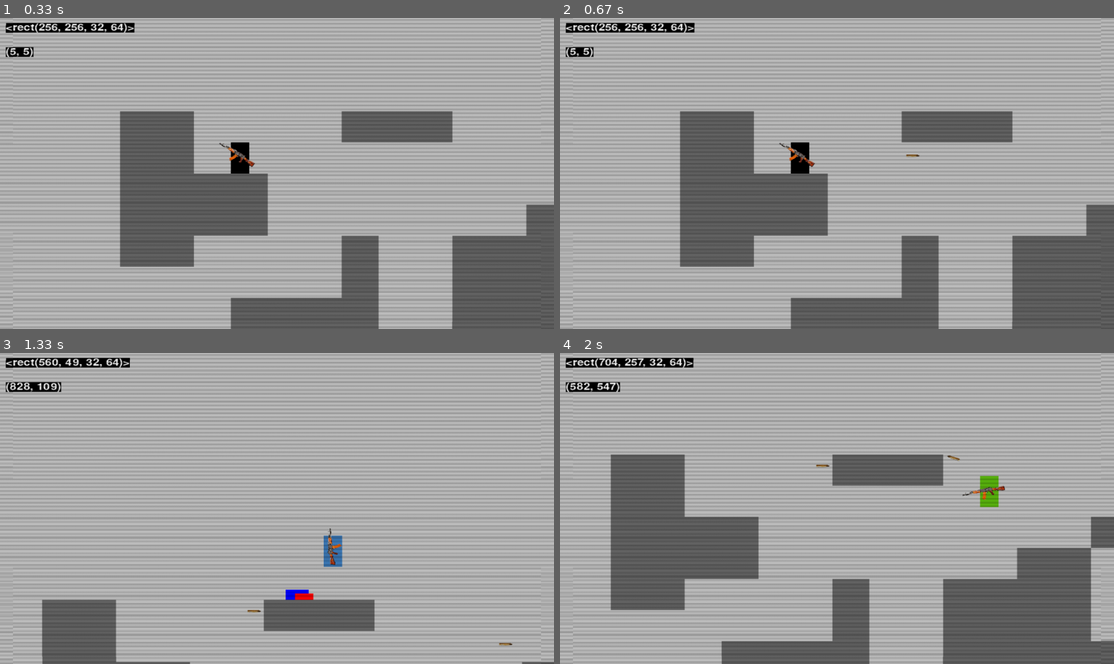
Above: before the commit, frames 1-4 (two rows, left to right).
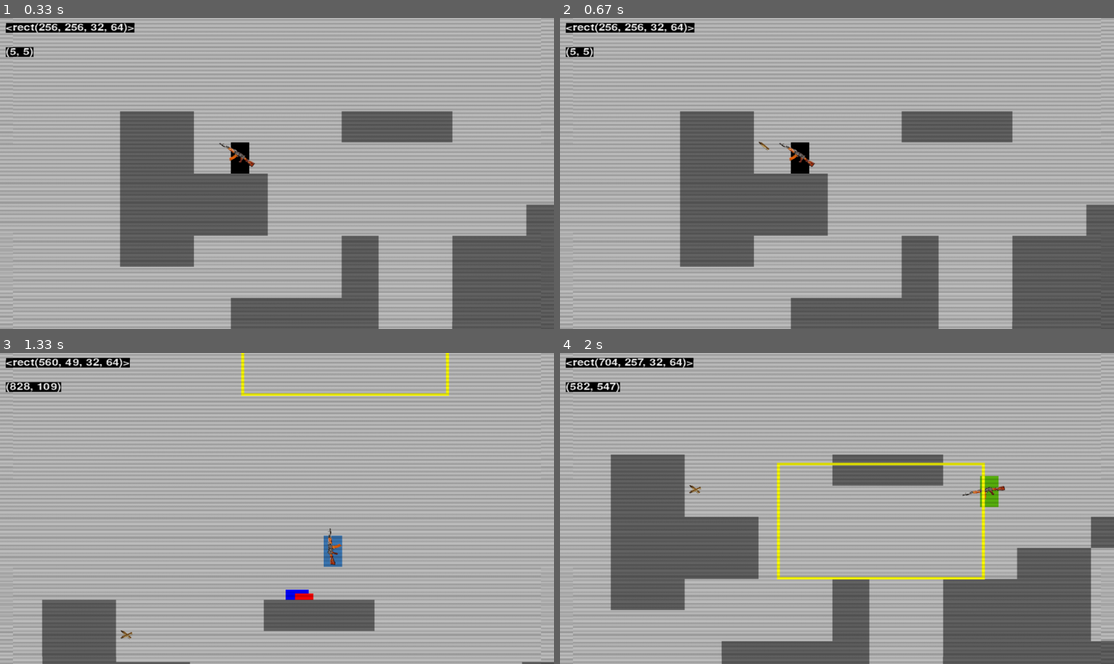
Above: after the commit, the same moments.

Repository: JingShing-Game-prototype/2D-Platformer-Pygame-shooter
Game: pygame game, started from script/main.py
The game is run twice, just before and just after one commit, with the same random seed, the same clock (stepped at 60 frames per second) and the same inputs.
Inputs (mouse positions are in pixels of both pictures, inside the frame that each line leads up to):
- Up to frame 1 (0.33 s): no input
- Up to frame 2 (0.67 s): tap F at 0.33 s
- Up to frame 3 (1.33 s): hold L 0.67-1.13 s; hold Right 0.67-1.13 s; move the mouse to (144, 511) at 0.7 s; tap Space at 0.73, 1.03, 1.23 s; tap F at 0.82 s; hold M from 1.17 s (still down); hold Right from 1.17 s (still down); move the mouse to (360, 399) at 1.2 s
- Up to frame 4 (2 s): tap Space at 1.53 s; release M at 1.63 s; release Right at 1.63 s; press the mouse at (637, 499) at 1.7 s; move the mouse to (726, 542) at 1.8 s; release the mouse at (809, 589) at 1.93 s

Frame 1 is identical in both runs. In frame 2, less than 0.1% of the frame differs, in the area x 35-65%, y 39-45%; in frame 3, 0.6%; in frame 4, 1.3%, in the area x 23-77%, y 32-73%.

Commit message:
Add files via upload

Diff:
--- a/script/crt_shader.py
+++ b/script/crt_shader.py
@@ -17,6 +17,7 @@
         self.cpu_only = cpu_only
         self.screen = screen
         self.VIRTUAL_RES = VIRTUAL_RES
+        self.fullscreen = False
         if not(self.cpu_only):
             self.ctx = moderngl.create_context()
             self.texture_coordinates = [0, 1,  1, 1,
@@ -70,5 +71,17 @@
             self.diaplay.blit(self.screen, (0, 0))
             pygame.display.update()
 
+    def Full_screen(self, REAL_RES):
+        if not(self.cpu_only):
+            if not(self.fullscreen):
+                pygame.display.set_mode(REAL_RES, pygame.DOUBLEBUF|pygame.OPENGL)
+            else:
+                pygame.display.set_mode(REAL_RES, pygame.DOUBLEBUF|pygame.OPENGL|pygame.FULLSCREEN)
+        else:
+            if not(self.fullscreen):
+                pygame.display.set_mode(self.VIRTUAL_RES)
+            else:
+                pygame.display.set_mode(self.VIRTUAL_RES, pygame.FULLSCREEN)
+
     def __call__(self):
         return self.render()
--- a/script/main.py
+++ b/script/main.py
@@ -19,8 +19,17 @@
                 level.setup_level(level.level_data, True)
             if event.key == pygame.K_m:
                 level.visible_sprites.mouse_camera = not level.visible_sprites.mouse_camera
+            if event.key == pygame.K_l:
+                level.visible_sprites.test_camera_box = not level.visible_sprites.test_camera_box
         elif event.type == pygame.MOUSEBUTTONUP:
-            level.player.sprite.mouse_shoot()
+            if event.button == 4 or event.button == 5:
+                # only scroll can shoot
+                level.player.sprite.bullet_shoot(mode='mouse')
+                # 1 - left click
+                # 2 - middle click
+                # 3 - right click
+                # 4 - scroll up
+                # 5 - scroll down
 
     level.run()
 
--- a/script/player.py
+++ b/script/player.py
@@ -47,6 +47,8 @@
         self.shoot_time = None
         self.shoot_cooldown = 50
         self.shoot_times = 1
+        self.shoot_se = pygame.mixer.Sound('assets\\audio\SE\Gunshot_SE.mp3')
+        self.shoot_se.set_volume(0.1)
 
     def import_character_assets(self):
         self.animations = {
@@ -114,36 +116,39 @@
             self.jump()
             self.creat_jump_or_run_particles(self.rect.midbottom)
 
-        if keys[pygame.K_f] and self.can_shoot:
-            self.shoot_time = pygame.time.get_ticks()
-            self.can_shoot = False
-            if not self.flip:
-                pos = self.rect.midright + pygame.math.Vector2(10, 0)
-                direction = pygame.math.Vector2(1, 0)
-            else:
-                pos = self.rect.midleft + pygame.math.Vector2(-10, 0)
-                direction = pygame.math.Vector2(-1, 0)
-            self.create_bullet(pos=pos, direction = direction, speed = self.bullet_speed)
-
-    def mouse_shoot(self):
+        if keys[pygame.K_f]:
+            self.bullet_shoot(mode='mouse')
+
+    def bullet_shoot(self, mode='key'):
         if self.can_shoot:
-            self.using_weapon = True
-            mouse_pos = pygame.mouse.get_pos()
-            user_pos = self.offset_pos
-            x = mouse_pos[0] - user_pos[0]
-            y = mouse_pos[1] - user_pos[1]
-            if x < 0:
-                self.flip = True
-            else:
-                self.flip = False
-            body_width = self.image.get_size()[0]
-            if not self.flip:
-                pos = self.rect.midright + pygame.math.Vector2(body_width, 0)
-            else:
-                pos = self.rect.midleft + pygame.math.Vector2(-body_width, 0)
-            for i in range(self.shoot_times):
-                direction = pygame.math.Vector2(x, y + randint(-200, 200))
+            self.shoot_se.play()
+            if mode == 'mouse':
+                self.using_weapon = True
+                mouse_pos = pygame.mouse.get_pos()
+                user_pos = self.offset_pos
+                x = mouse_pos[0] - user_pos[0]
+                y = mouse_pos[1] - user_pos[1]
+                if x < 0:
+                    self.flip = True
+                else:
+                    self.flip = False
+                body_width = self.image.get_size()[0]
+                if not self.flip:
+                    pos = self.rect.midright + pygame.math.Vector2(body_width, 0)
+                else:
+                    pos = self.rect.midleft + pygame.math.Vector2(-body_width, 0)
+                for i in range(self.shoot_times):
+                    direction = pygame.math.Vector2(x, y + randint(-200, 200))
+                    self.create_bullet(pos=pos, direction = direction, speed = self.bullet_speed)
+            elif mode == 'key':
+                if not self.flip:
+                    pos = self.rect.midright + pygame.math.Vector2(10, 0)
+                    direction = pygame.math.Vector2(1, 0)
+                else:
+                    pos = self.rect.midleft + pygame.math.Vector2(-10, 0)
+                    direction = pygame.math.Vector2(-1, 0)
                 self.create_bullet(pos=pos, direction = direction, speed = self.bullet_speed)
+
         self.shoot_time = pygame.time.get_ticks()
         self.can_shoot = False
         self.using_weapon = False
--- a/script/weapon.py
+++ b/script/weapon.py
@@ -12,24 +12,23 @@
         self.user = user
         self.rect = self.or_image.get_rect(center=self.user.rect.center)
         self.image = self.or_image.copy()
-        self.flip = False
 
     def adjust_pos(self):
         mouse_pos = pygame.mouse.get_pos()
         user_pos = self.user.offset_pos
         x = mouse_pos[0] - user_pos[0]
         y = mouse_pos[1] - user_pos[1]
-        self.flip = True if x < 0 else False
+        self.user.flip = True if x < 0 else False
         if x!=0 and y!=0:
             angle = (numpy.arctan(y/x) * 180 / 3.14)
             if self.user.using_weapon:
                 angle += randint(-20, 20)
-            if not self.flip:
+            if not self.user.flip:
                 angle = -angle
         else:
             angle = 0
         self.image = pygame.transform.rotate(self.or_image, angle)
-        if self.flip:
+        if self.user.flip:
             self.image = pygame.transform.flip(self.image, True, False)
         self.rect = self.image.get_rect(center=self.user.rect.center)
 
